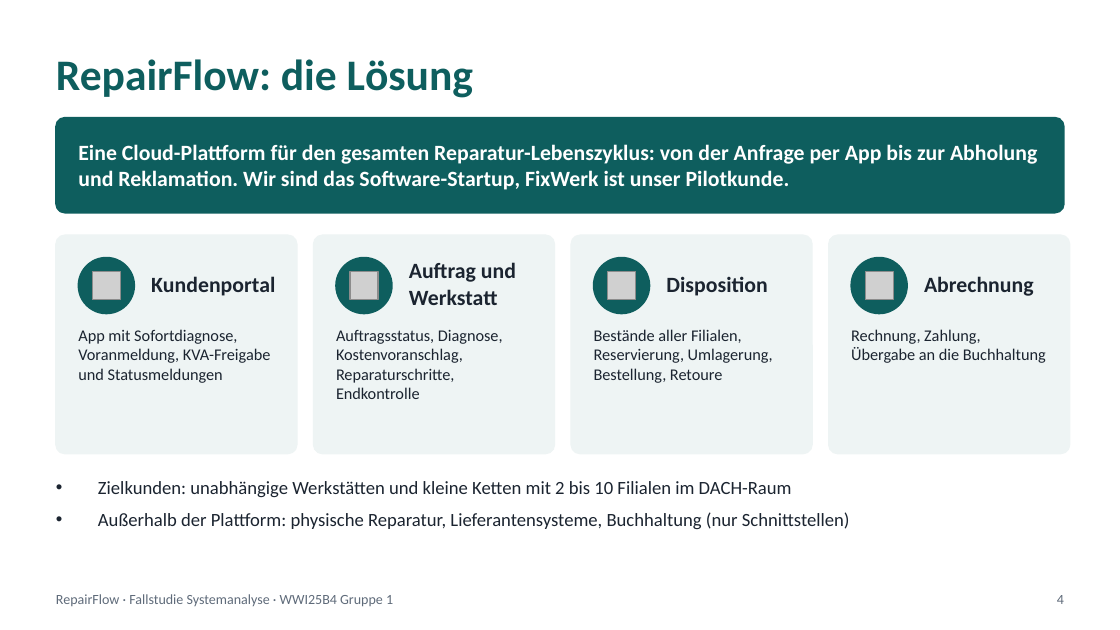
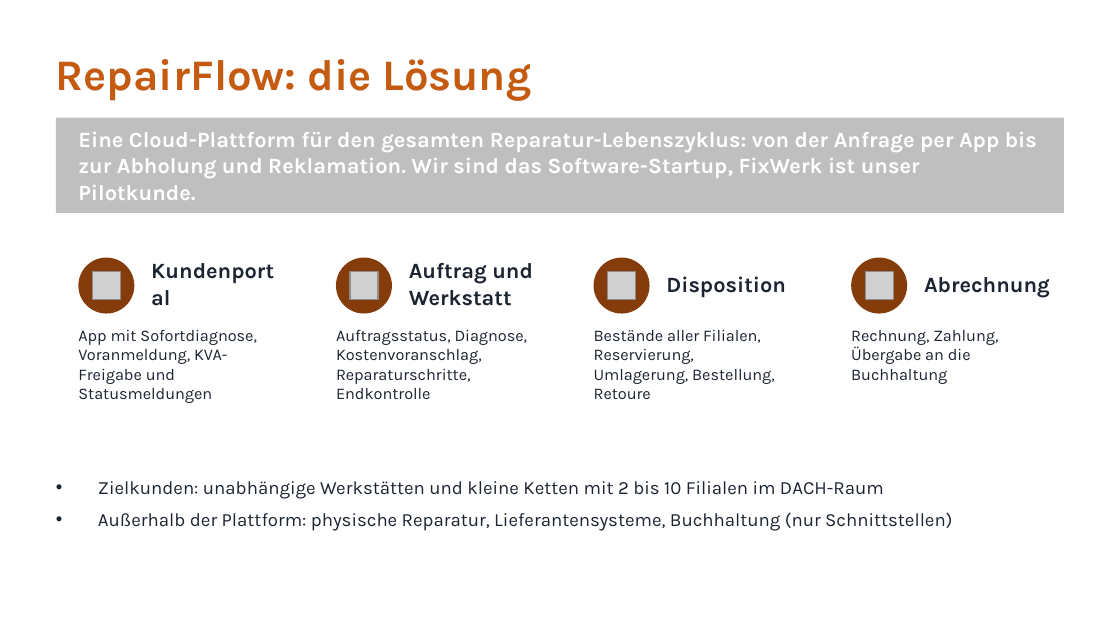
Before and after one commit to jakobschwan123-cmd/casestudy-semester-3, a slide deck: slide 4 of 4_praesentation/Abschlusspraesentation.pptx. Drawn at 1120x630 pixels with LibreOffice and Linux fonts; fonts in the diff are those of the drawing; grey boxes stand for pictures. Boxes give left, top, right and bottom in pixels: in the first picture for what was removed or moved away, otherwise in the second. Text is boxed around its words. In the diff, an @@ line names an element or a change of style, - is before the commit and + after.

```diff
--- a/4_praesentation/Abschlusspraesentation.pptx
+++ b/4_praesentation/Abschlusspraesentation.pptx
@@ text "RepairFlow: die Lösung" at [56, 59, 532, 101]: font Calibri to Karla, text colour #0E5E5E to #C55A11 @@
@@ rounded rectangle at [56, 118, 1064, 213]: fill #0E5E5E to #BFBFBF; outline #0E5E5E 1 pt to none; proportions changed @@
@@ rounded rectangle removed at [56, 235, 297, 454] @@
@@ rounded rectangle removed at [314, 235, 554, 454] @@
@@ rounded rectangle removed at [571, 235, 812, 454] @@
@@ rounded rectangle removed at [829, 235, 1070, 454] @@
@@ fill #0E5E5E to #843C0B; outline #0E5E5E 1 pt to none in 4 elements at [78, 258, 134, 314], [336, 258, 392, 314], [594, 258, 650, 314], [851, 258, 907, 314] @@
@@ font Calibri to Karla in 10 elements at [78, 132, 1037, 200], [151, 255, 280, 311], [78, 329, 257, 403], [409, 263, 533, 306], [336, 329, 528, 399], [666, 276, 786, 297], [594, 330, 775, 399], [924, 277, 1050, 298], [851, 330, 998, 384], [98, 481, 952, 531] @@
@@ text removed at [56, 594, 393, 607] @@
-RepairFlow · Fallstudie Systemanalyse · WWI25B4 Gruppe 1
@@ text removed at [1057, 595, 1064, 604] @@
-4
```
Also in this commit, not shown: 16 other slides changed, 1 slide added, 1 slide removed.
